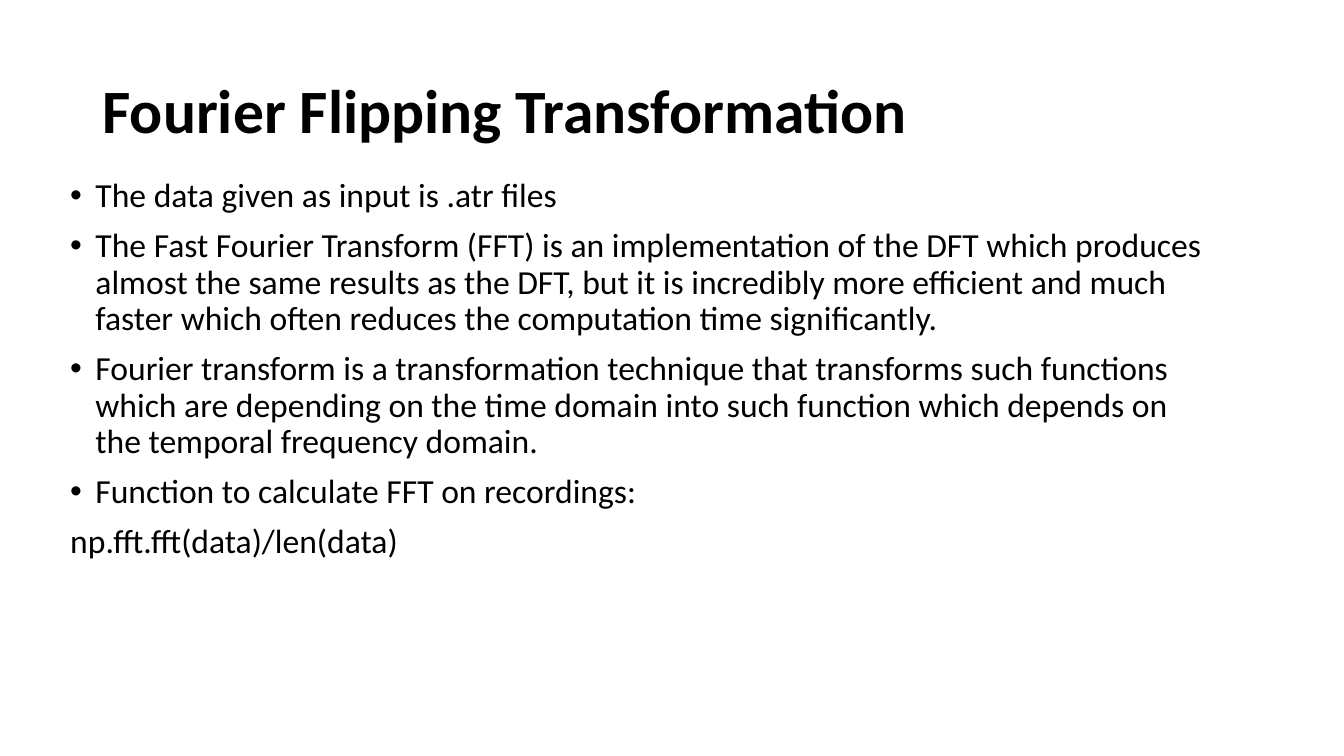
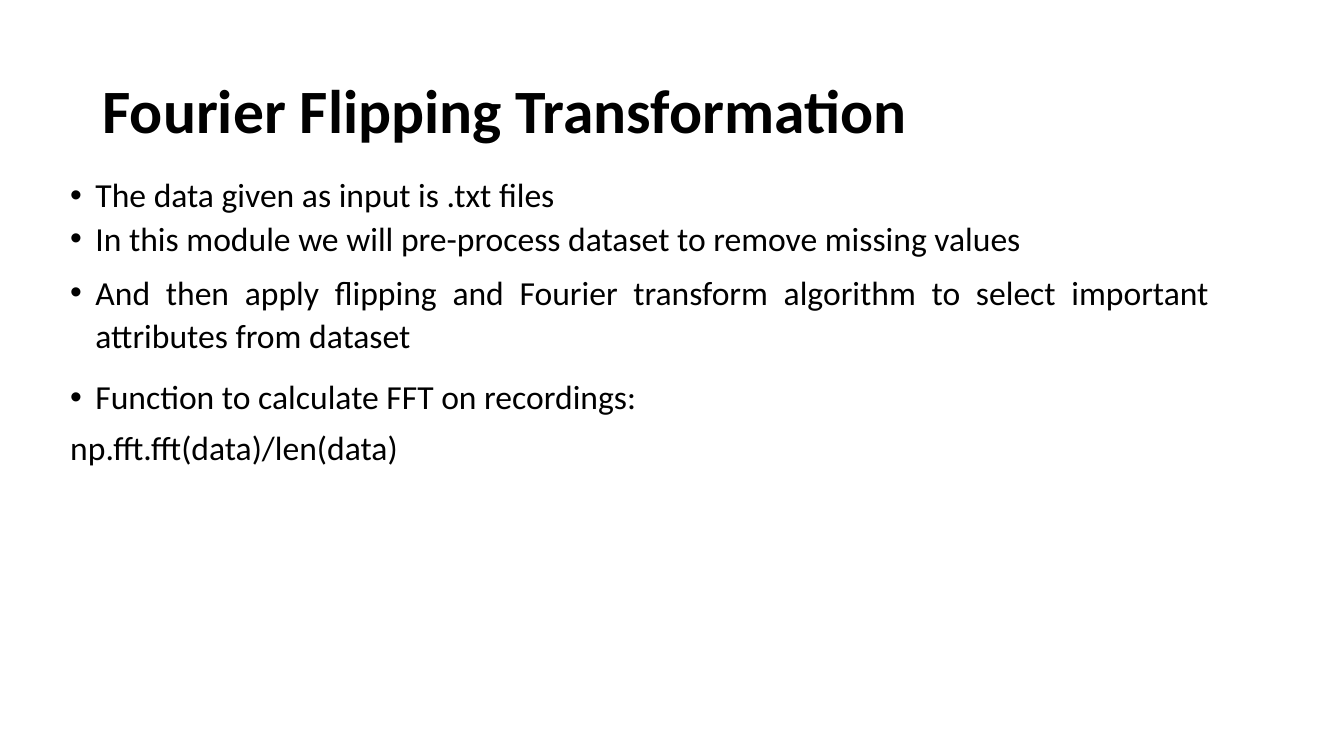
Before and after one commit to uma0441/TwoFactorAuthentication, a slide deck: slide 11 of Mid Term (1).pptx. Drawn at 1344x756 pixels with LibreOffice and Linux fonts; fonts in the diff are those of the drawing. Boxes give left, top, right and bottom in pixels: in the first picture for what was removed or moved away, otherwise in the second. Text is boxed around its words. In the diff, an @@ line names an element or a change of style, - is before the commit and + after.

```diff
--- a/Mid Term (1).pptx
+++ b/Mid Term (1).pptx
@@ text at bbox=[95, 183, 1208, 349]: text changed @@
-• The data given as input is .atr files
-• The Fast Fourier Transform (FFT) is an implementation of the DFT which produces almost the same results as the DFT, but it is incredibly more efficient and much faster which often reduces the computation time significantly.
-• Fourier transform is a transformation technique that transforms such functions which are depending on the time domain into such function which depends on the temporal frequency domain.
+• The data given as input is .txt files
+• In this module we will pre-process dataset to remove missing values
+• And then apply flipping and Fourier transform algorithm to select important attributes from dataset
```
Also in this commit, not shown: 6 other slides changed, 3 slides added, 1 slide removed.
